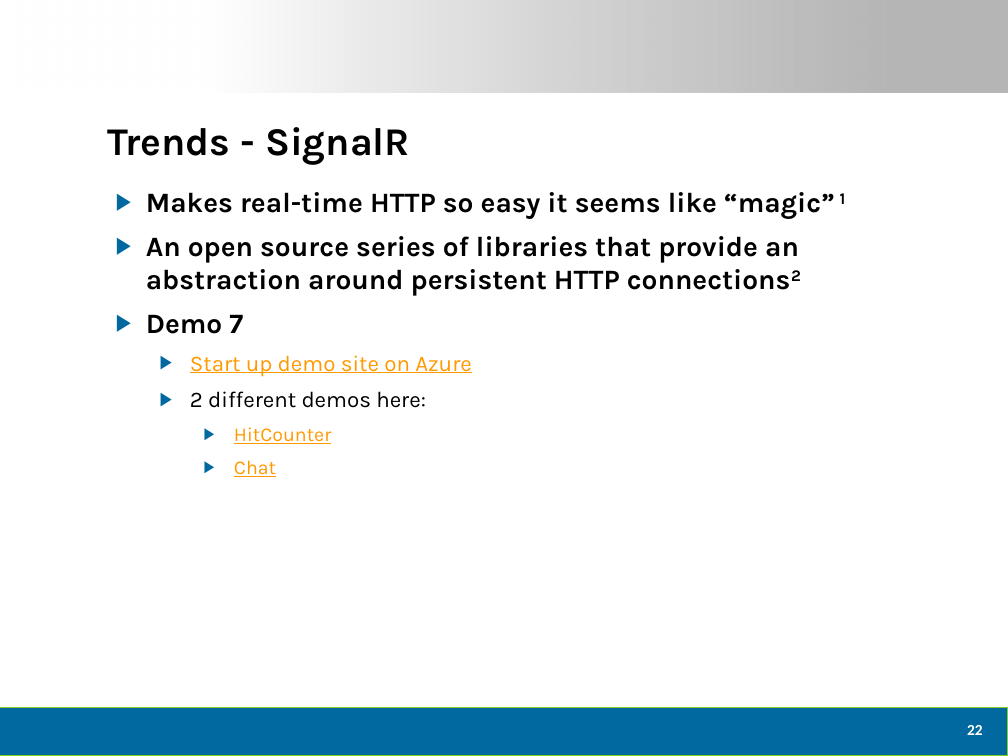
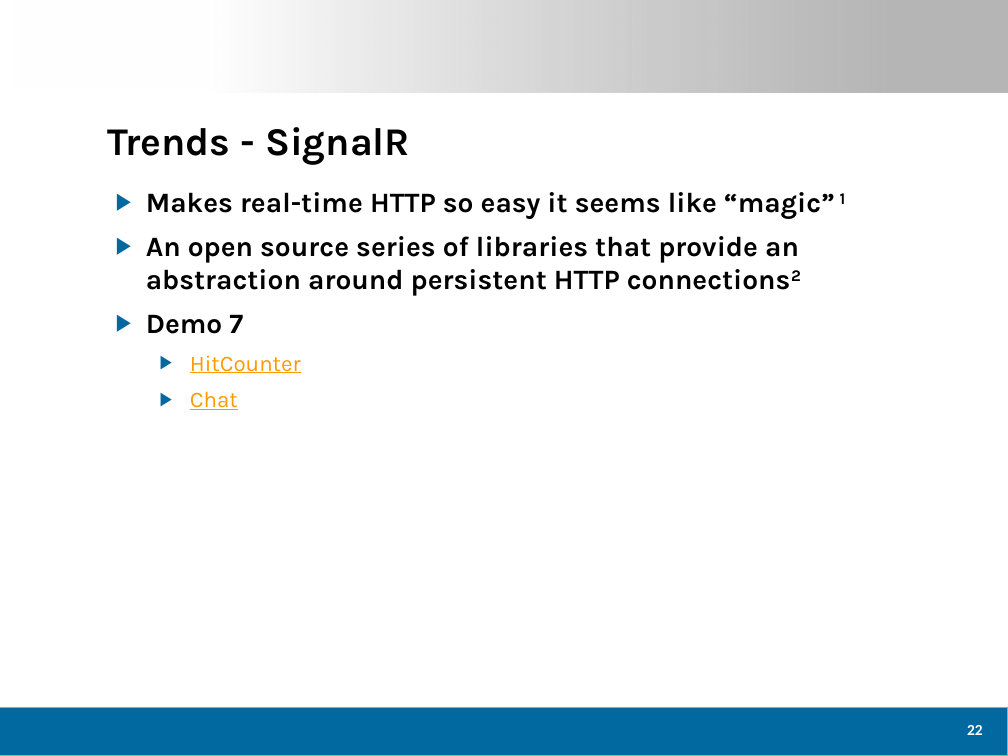
Before and after one commit to dtomyn/HTML5Demo1, a slide deck: slide 23 of Docs/2012 - Live360 Event Review (NEWER).pptx. Drawn at 1008x756 pixels with LibreOffice and Linux fonts; fonts in the diff are those of the drawing; background and template pictures are left out. Boxes give left, top, right and bottom in pixels: in the first picture for what was removed or moved away, otherwise in the second. Text is boxed around its words. In the diff, an @@ line names an element or a change of style, - is before the commit and + after.

Commit message:
very minor updates to powerpoint

```diff
--- a/Docs/2012 - Live360 Event Review (NEWER).pptx
+++ b/Docs/2012 - Live360 Event Review (NEWER).pptx
@@ text at bbox=[190, 355, 472, 408]: paragraphs removed @@
-  ▶ Start up demo site on Azure
-  ▶ 2 different demos here:
@@ text at bbox=[190, 355, 301, 410]: size 14 to 16 pt in "HitCounter", "Chat"; list level 3 to 2 in "HitCounter"; list level 3 to 2 in "Chat" @@
```
Also in this commit, not shown: 1 other file.
